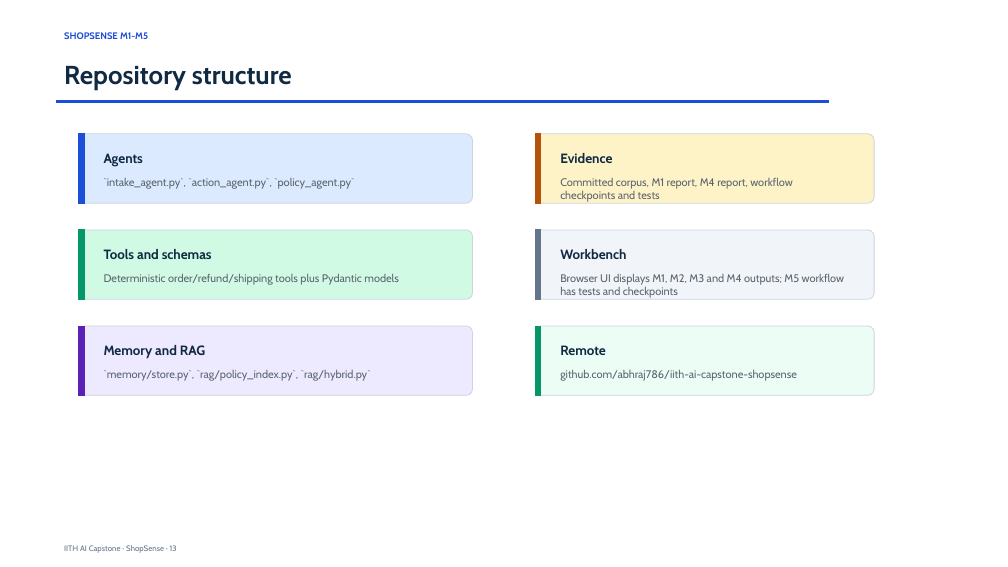
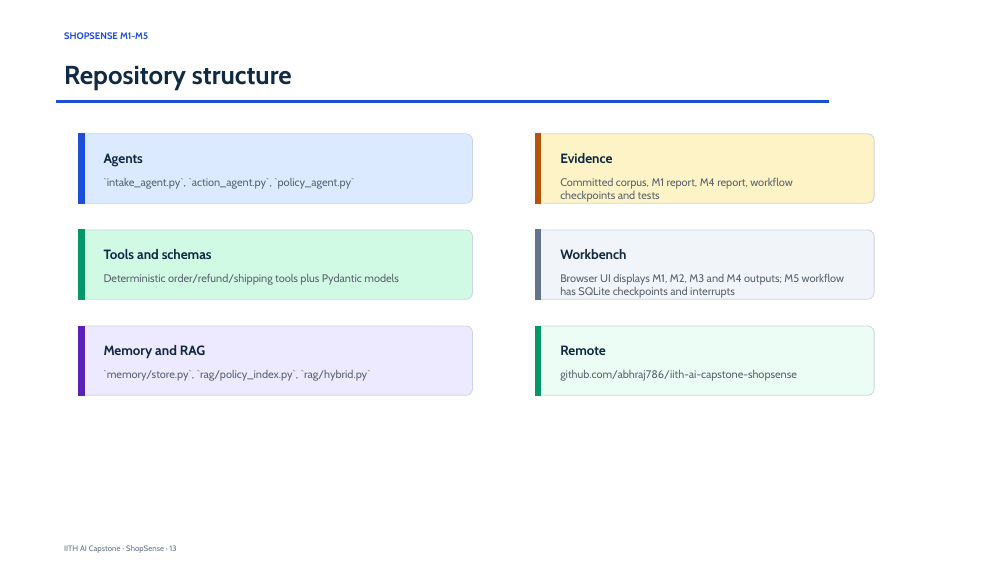
Before and after one commit to abhraj786/iith-ai-capstone-shopsense, a slide deck: slide 13 of docs/deck/iith-ai-capstone-shopsense.pptx. Drawn at 1008x567 pixels with LibreOffice and Linux fonts; fonts in the diff are those of the drawing. Boxes give left, top, right and bottom in pixels: in the first picture for what was removed or moved away, otherwise in the second. Text is boxed around its words. In the diff, an @@ line names an element or a change of style, - is before the commit and + after.

Commit message:
feat: add durable workflow approvals

```diff
--- a/docs/deck/iith-ai-capstone-shopsense.pptx
+++ b/docs/deck/iith-ai-capstone-shopsense.pptx
@@ text at bbox=[560, 274, 844, 298]: text changed @@
-Browser UI displays M1, M2, M3 and M4 outputs; M5 workflow has tests and checkpoints
+Browser UI displays M1, M2, M3 and M4 outputs; M5 workflow has SQLite checkpoints and interrupts
```
Also in this commit, not shown: 2 other slides changed, 4 other files.
